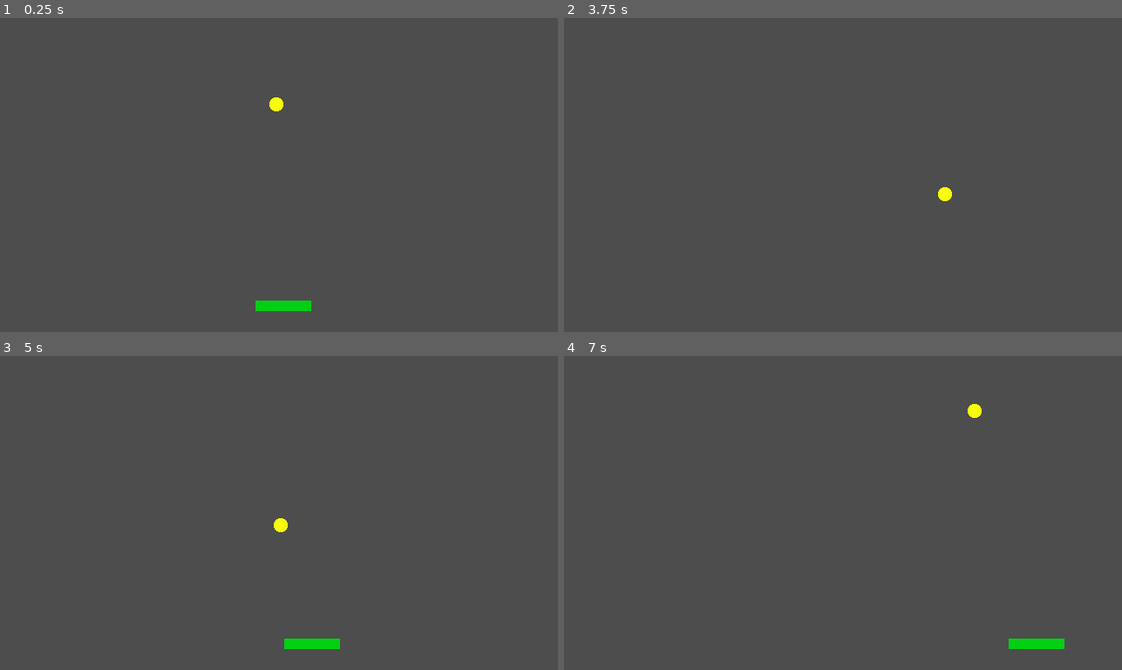
Above: before the commit, frames 1-4 (two rows, left to right).
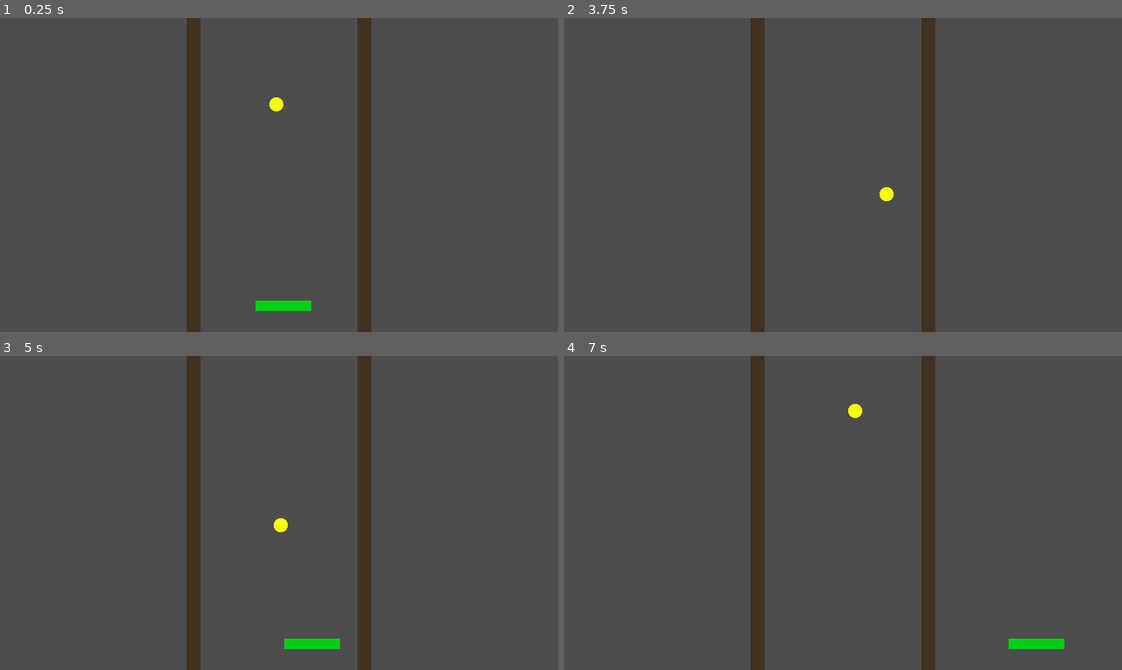
Above: after the commit, the same moments.

Repository: YannVeld/LD60
Game: Godot game, scene res://main.tscn
Same seed, same stepped clock (60 frames per second), same inputs: the game is played once before the commit and once after it.
Inputs:
- Up to frame 1 (0.25 s): no input
- Up to frame 2 (3.75 s): hold Right (move_right) 0.53-1.28 s; hold Left (move_left) 1.28-2.03 s; hold Right (move_right) 2.03-3.53 s; tap Enter at 3.5 s; hold Left (move_left) from 3.53 s (still down)
- Up to frame 3 (5 s): keep holding Left (move_left)
- Up to frame 4 (7 s): release Left (move_left) at 5.78 s; hold Right (move_right) from 5.78 s (still down)

The runs differ from the first frame. In frame 1, 5.0% of the frame differs, in the area x 33-67%, y 0-100%; in frame 2, 5.2%, in the area x 33-70%, y 0-100%; in frame 3, 5.0%; in frame 4, 5.2%.

Commit message:
Added variable wall distance

Diff:
--- a/Scripts/game_properties.gd
+++ b/Scripts/game_properties.gd
@@ -1,6 +1,15 @@
 class_name GameProperties extends Resource
+
+
 
 @export var ball_speed: float = 500.0
 @export var bat_boost: float = 100.0
 
 @export var ball_respawn_time: float = 2.0
+
+
+signal wall_distance_changed
+@export var wall_distance: float = 180:
+	set(value):
+		wall_distance = value
+		wall_distance_changed.emit()
--- /dev/null
+++ b/Scripts/side_walls.gd
@@ -0,0 +1,22 @@
+extends StaticBody2D
+
+@export var gameProperties: GameProperties
+
+@onready var _left_wall: CollisionShape2D = $"./left"
+@onready var _right_wall: CollisionShape2D = $"./right"
+
+# Called when the node enters the scene tree for the first time.
+func _ready() -> void:
+	gameProperties.wall_distance_changed.connect(_on_wall_distance_changed)
+	_on_wall_distance_changed()
+
+
+func _on_wall_distance_changed():
+	var center: Vector2 = get_viewport_rect().size/2.0
+	_left_wall.global_position.x = center.x - gameProperties.wall_distance / 2.0
+	_right_wall.global_position.x = center.x + gameProperties.wall_distance / 2.0
+
+
+# Called every frame. 'delta' is the elapsed time since the previous frame.
+func _process(delta: float) -> void:
+	pass
--- a/main.tscn
+++ b/main.tscn
@@ -5,6 +5,8 @@
 [ext_resource type="Texture2D" uid="uid://bmauc48gxglmh" path="res://Sprites/greenSquare.png" id="2_h2yge"]
 [ext_resource type="Resource" uid="uid://bmmc64lrnyhh8" path="res://gameProperties.tres" id="2_lquwl"]
 [ext_resource type="Script" uid="uid://b23buabh3sigj" path="res://Scripts/bat.gd" id="3_1bvp3"]
+[ext_resource type="Texture2D" uid="uid://ctafehlq1f6dw" path="res://Sprites/brownBlock.png" id="3_h2yge"]
+[ext_resource type="Script" uid="uid://dqtkoi3ld1q82" path="res://Scripts/side_walls.gd" id="4_272bh"]
 
 [sub_resource type="PhysicsMaterial" id="PhysicsMaterial_h2yge"]
 friction = 0.0
@@ -54,18 +56,31 @@
 
 [node name="LevelWalls" type="StaticBody2D" parent="." unique_id=1074300178]
 physics_material_override = SubResource("PhysicsMaterial_0xm2m")
+script = ExtResource("4_272bh")
+gameProperties = ExtResource("2_lquwl")
 
 [node name="right" type="CollisionShape2D" parent="LevelWalls" unique_id=598274539]
-position = Vector2(640, 360)
+position = Vector2(640, 180)
 rotation = 1.5707964
 shape = SubResource("WorldBoundaryShape2D_sifc0")
+
+[node name="Sprite2D" type="Sprite2D" parent="LevelWalls/right" unique_id=528952576]
+position = Vector2(-3.496911e-07, -8)
+scale = Vector2(32, 1)
+texture = ExtResource("3_h2yge")
 
 [node name="top" type="CollisionShape2D" parent="LevelWalls" unique_id=1884538656]
 shape = SubResource("WorldBoundaryShape2D_sifc0")
 
 [node name="left" type="CollisionShape2D" parent="LevelWalls" unique_id=524024089]
+position = Vector2(0, 180)
 rotation = 4.712389
 shape = SubResource("WorldBoundaryShape2D_sifc0")
+
+[node name="Sprite2D" type="Sprite2D" parent="LevelWalls/left" unique_id=1280803631]
+position = Vector2(-9.5399045e-08, -8)
+scale = Vector2(32, 1)
+texture = ExtResource("3_h2yge")
 
 [node name="Bat" type="StaticBody2D" parent="." unique_id=1031534249]
 position = Vector2(325, 330)
Not shown, added: Scripts/side_walls.gd.uid
